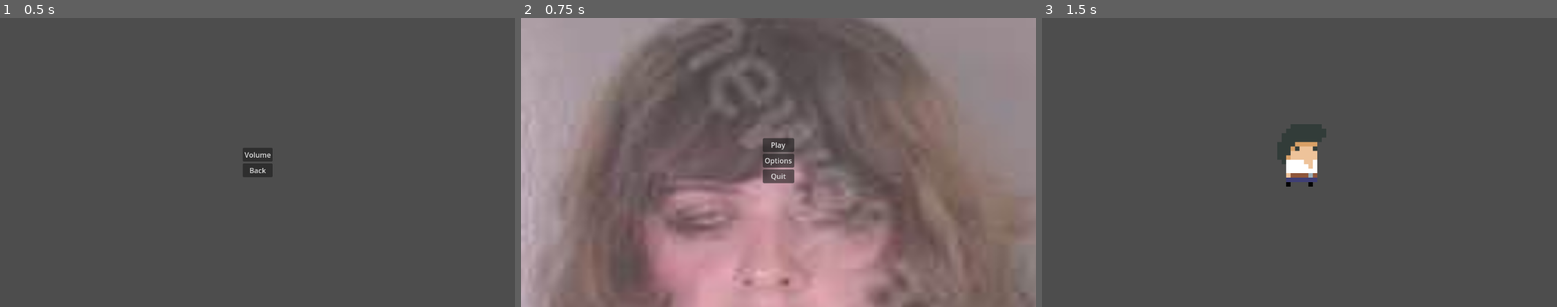
Above: before the commit, frames 1-3 (left to right).
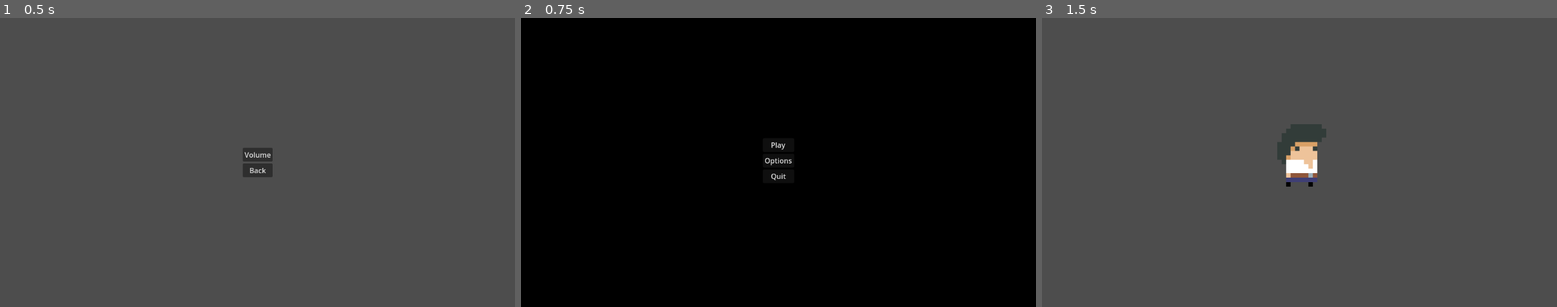
Above: after the commit, the same moments.

Repository: MrCenji/godotproject
Game: Godot game, scene res://options_menu.tscn
Same seed, same stepped clock (60 frames per second), same inputs: the game is played once before the commit and once after it. The engine's default icon, where the game draws it, is replaced by a stand-in: a white triangle on a blue panel in a dark square.
Inputs:
- Up to frame 1 (0.5 s): no input
- Up to frame 2 (0.75 s): click "Back" at 0.5 s
- Up to frame 3 (1.5 s): click "Play" at 1.25 s

Frame 1 is identical in both runs. In frame 2, 100% of the frame differs, in the area x 0-100%, y 0-100%; in frame 3, nothing differs.

Commit message:
Added Paper Airplane Mechanics and Scene

Diff:
--- a/MainMenuScene.tscn
+++ b/MainMenuScene.tscn
@@ -1,7 +1,17 @@
-[gd_scene load_steps=3 format=3 uid="uid://b3chpn1ivehmq"]
+[gd_scene load_steps=6 format=3 uid="uid://b3chpn1ivehmq"]
 
 [ext_resource type="PackedScene" uid="uid://b7inap5yp167f" path="res://mainmenu.tscn" id="1_amaol"]
-[ext_resource type="Texture2D" uid="uid://cxhpskmpf0qgo" path="res://gigglebaitpost.png" id="1_x3swf"]
+
+[sub_resource type="Curve" id="Curve_1k0v5"]
+
+[sub_resource type="Curve" id="Curve_dbc2c"]
+
+[sub_resource type="Curve" id="Curve_7apcc"]
+
+[sub_resource type="CurveXYZTexture" id="CurveXYZTexture_5aepx"]
+curve_x = SubResource("Curve_1k0v5")
+curve_y = SubResource("Curve_dbc2c")
+curve_z = SubResource("Curve_7apcc")
 
 [node name="MainMenuScene" type="Node2D"]
 
@@ -9,14 +19,11 @@
 anchors_preset = 15
 anchor_right = 1.0
 anchor_bottom = 1.0
-offset_left = -56.0
-offset_top = -288.0
-offset_right = 1024.0
-offset_bottom = 792.0
+offset_right = 1152.0
+offset_bottom = 657.0
 grow_horizontal = 2
 grow_vertical = 2
-scale = Vector2(1.2, 1.228)
-texture = ExtResource("1_x3swf")
+texture = SubResource("CurveXYZTexture_5aepx")
 
 [node name="Menu" parent="." instance=ExtResource("1_amaol")]
 offset_left = 576.0
--- /dev/null
+++ b/paper_airplane.gd
@@ -0,0 +1,49 @@
+extends RigidBody2D
+
+# Variables for gliding physics
+@export var gravity_force: float = 300.0
+@export var lift_force: float = 200.0
+@export var drag: float = 0.1
+@export var boost_force: float = 1500.0
+@export var max_boost_time: float = 1.5
+@export var boost_cooldown: float = 0.0
+
+# State variables
+var is_boosting: bool = false
+var boost_timer: float = 0.0
+var cooldown_timer: float = 0.0
+
+func _ready():
+	# Set initial velocity to simulate initial launch
+	linear_velocity = Vector2(200, 0)  # Moving to the right initially
+
+func _physics_process(delta: float):
+	# Apply gravity (pulls downward)
+	apply_force(Vector2(0, gravity_force))
+
+	# Handle drag (reduces velocity over time)
+	linear_velocity -= linear_velocity * drag * delta
+
+	# Handle player input for controlling lift
+	if Input.is_action_pressed("ui_up"):  # Tilting upwards
+		apply_force(Vector2(0, -lift_force))
+
+	# Handle boost input
+	if Input.is_action_just_pressed("boost") and cooldown_timer <= 0:
+		is_boosting = true
+		boost_timer = max_boost_time
+
+	# Handle boosting logic
+	if is_boosting:
+		apply_force(Vector2(boost_force, 0))  # Boost forward
+		boost_timer -= delta
+		if boost_timer <= 0:
+			is_boosting = false
+			cooldown_timer = boost_cooldown
+
+	# Handle cooldown
+	if cooldown_timer > 0:
+		cooldown_timer -= delta
+
+	# Rotate airplane slightly based on vertical movement
+	rotation = linear_velocity.angle()
--- /dev/null
+++ b/paper_airplane_game.tscn
@@ -0,0 +1,26 @@
+[gd_scene load_steps=4 format=3 uid="uid://brs31h5lrtso8"]
+
+[ext_resource type="Script" path="res://paper_airplane.gd" id="1_02iaa"]
+[ext_resource type="Texture2D" uid="uid://cgsln2krvrcqc" path="res://Textures/PaperAirplane-01.png" id="1_qm6pi"]
+
+[sub_resource type="RectangleShape2D" id="RectangleShape2D_i6hxl"]
+size = Vector2(40, 94)
+
+[node name="PaperAirplaneGame" type="Node2D"]
+
+[node name="PaperAirplane" type="RigidBody2D" parent="."]
+script = ExtResource("1_02iaa")
+
+[node name="Camera2D" type="Camera2D" parent="PaperAirplane"]
+position_smoothing_speed = 0.0
+
+[node name="Sprite2D" type="Sprite2D" parent="PaperAirplane"]
+rotation = -2.0944
+scale = Vector2(0.2, 0.2)
+texture = ExtResource("1_qm6pi")
+
+[node name="CollisionShape2D" type="CollisionShape2D" parent="PaperAirplane"]
+position = Vector2(0, -3)
+shape = SubResource("RectangleShape2D_i6hxl")
+
+[node name="CPUParticles2D" type="CPUParticles2D" parent="PaperAirplane"]
--- a/project.godot
+++ b/project.godot
@@ -15,6 +15,22 @@
 config/features=PackedStringArray("4.3", "Forward Plus")
 config/icon="res://icon.svg"
 
+[input]
+
+ui_up={
+"deadzone": 0.5,
+"events": [Object(InputEventKey,"resource_local_to_scene":false,"resource_name":"","device":0,"window_id":0,"alt_pressed":false,"shift_pressed":false,"ctrl_pressed":false,"meta_pressed":false,"pressed":false,"keycode":4194320,"physical_keycode":0,"key_label":0,"unicode":0,"location":0,"echo":false,"script":null)
+, Object(InputEventJoypadButton,"resource_local_to_scene":false,"resource_name":"","device":0,"button_index":11,"pressure":0.0,"pressed":false,"script":null)
+, Object(InputEventJoypadMotion,"resource_local_to_scene":false,"resource_name":"","device":0,"axis":1,"axis_value":-1.0,"script":null)
+, Object(InputEventKey,"resource_local_to_scene":false,"resource_name":"","device":-1,"window_id":0,"alt_pressed":false,"shift_pressed":false,"ctrl_pressed":false,"meta_pressed":false,"pressed":false,"keycode":0,"physical_keycode":87,"key_label":0,"unicode":119,"location":0,"echo":false,"script":null)
+]
+}
+boost={
+"deadzone": 0.5,
+"events": [Object(InputEventKey,"resource_local_to_scene":false,"resource_name":"","device":-1,"window_id":0,"alt_pressed":false,"shift_pressed":false,"ctrl_pressed":false,"meta_pressed":false,"pressed":false,"keycode":0,"physical_keycode":32,"key_label":0,"unicode":32,"location":0,"echo":false,"script":null)
+]
+}
+
 [rendering]
 
 textures/canvas_textures/default_texture_filter=0
Binary file added: Textures/Artboard 1_1.png
Not shown, added: Textures/Artboard 1_1.png.import
Binary file added: Textures/Artboard 1_2.png
Not shown, added: Textures/Artboard 1_2.png.import
Binary file added: Textures/Artboard 1_3.png
Not shown, added: Textures/Artboard 1_3.png.import
Binary file added: Textures/Artboard 1_4.png
Not shown, added: Textures/Artboard 1_4.png.import
Binary file added: Textures/PaperAirplane-01.png
Not shown, added: Textures/PaperAirplane-01.png.import
Not shown, added: pap1192.tmp
Not shown, added: pap2818.tmp
